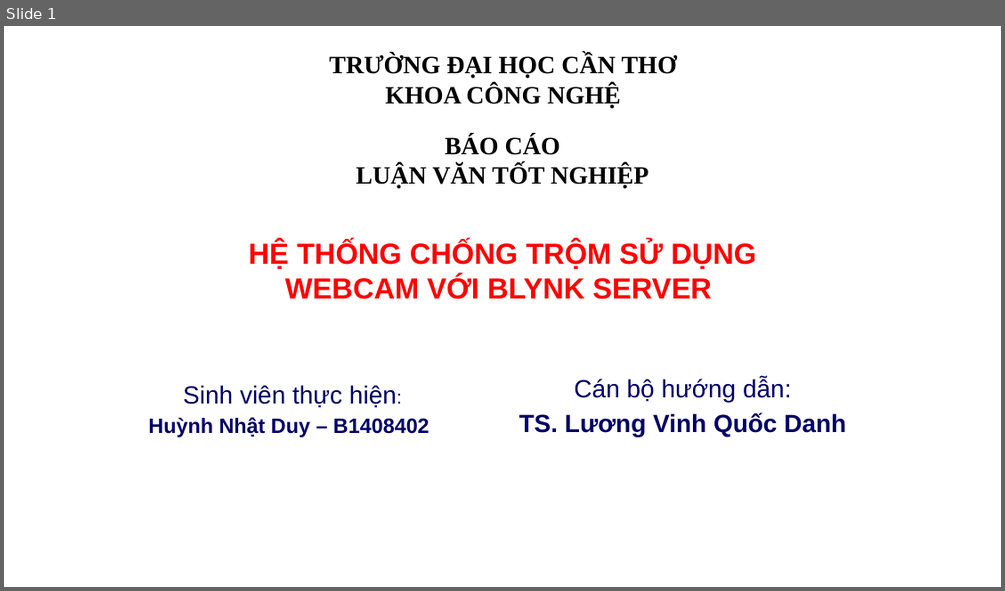
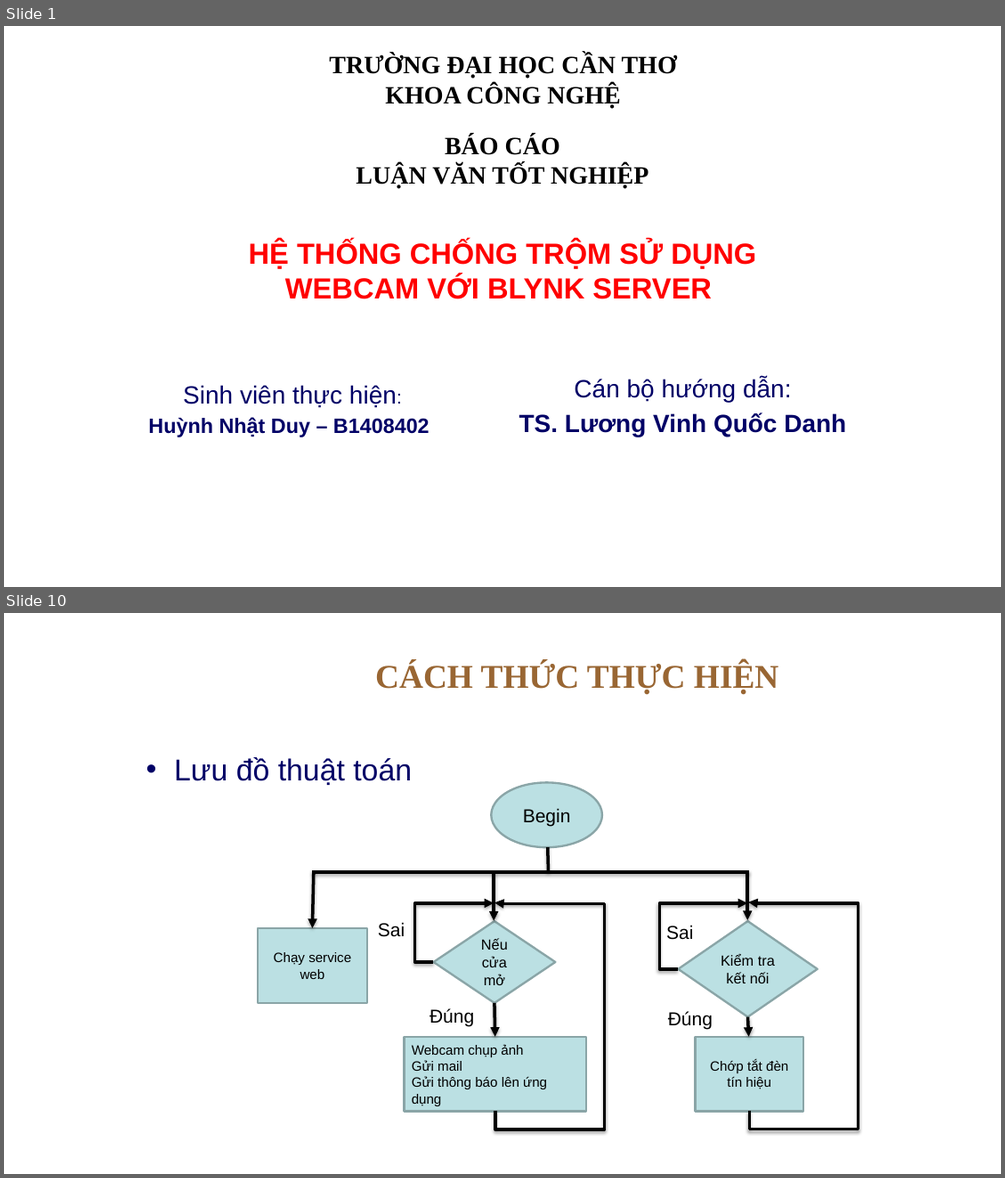
Before and after one commit to nhatduyEE/Master, a slide deck: BaoCao/baoCao.pptx. Shown one above the other, each under a label of ours: slide 1 before the commit, slides 1 and 10 after it; the slides between them are not shown. The pictures are 1005x591 and 1005x1178 pixels, drawn with LibreOffice and Linux fonts; fonts in the diff are those of the drawing; background and template pictures are left out. Boxes give left, top, right and bottom in pixels: in the first picture for what was removed or moved away, otherwise in the second. Text is boxed around its words. In the diff, an @@ line names an element or a change of style, - is before the commit and + after.

```diff
--- a/BaoCao/baoCao.pptx
+++ b/BaoCao/baoCao.pptx
@@ slide 10 added at [4, 613, 1001, 1174], background picture (left out) @@
@@ title added at [375, 662, 778, 694], 32 pt, text #996633, bold @@
+CÁCH THỨC THỰC HIỆN
@@ text added at [174, 757, 412, 785], 29 pt, text #000066 @@
+• Lưu đồ thuật toán
@@ ellipse added at [492, 783, 602, 848], fill #BBE0E3, outline #8AA6A8 2 pt, 18 pt, text #000000 @@
+Begin
@@ line added from (548, 847) to (549, 873), #000000 3 pt @@
@@ line added from (749, 873) to (312, 873), #000000 3 pt @@
@@ arrow added from (314, 871) to (312, 928), #000000 3 pt @@
@@ arrow added from (494, 872) to (494, 920), #000000 3 pt @@
@@ arrow added from (747, 871) to (747, 920), #000000 3 pt @@
@@ elbow arrow added from (433, 962) to (494, 903), #000000 3 pt @@
@@ elbow arrow added from (495, 1111) to (494, 902), #000000 3 pt @@
@@ elbow arrow added from (679, 969) to (747, 903), #000000 3 pt @@
@@ elbow arrow added from (750, 1111) to (748, 902), #000000 3 pt @@
@@ rectangle added at [258, 928, 367, 1003], fill #BBE0E3, outline #8AA6A8 2 pt, 13 pt, text #000000 @@
+Chạy service web
@@ text added at [378, 922, 404, 937], 18 pt, text #000000 @@
+Sai
@@ diamond added at [433, 921, 555, 1003], fill #BBE0E3, outline #8AA6A8 2 pt, 14 pt, text #000000 @@
+Nếu cửa mở
@@ text added at [666, 925, 693, 940], 18 pt, text #000000 @@
+Sai
@@ diamond added at [679, 921, 817, 1017], fill #BBE0E3, outline #8AA6A8 2 pt, 14 pt, text #000000 @@
+Kiểm tra kết nối
@@ text added at [429, 1008, 474, 1026], 18 pt, text #000000 @@
+Đúng
@@ arrow added from (494, 1003) to (495, 1037), #000000 3 pt @@
@@ text added at [668, 1011, 712, 1030], 18 pt, text #000000 @@
+Đúng
@@ rectangle added at [404, 1037, 586, 1111], fill #BBE0E3, outline #8AA6A8 2 pt, 13 pt, text #000000 @@
+Webcam chụp ảnh
+Gửi mail
+Gửi thông báo lên ứng dụng
@@ rectangle added at [695, 1037, 802, 1111], fill #BBE0E3, outline #8AA6A8 2 pt, 13 pt, text #000000 @@
+Chớp tắt đèn tín hiệu
@@ arrow added from (748, 1017) to (749, 1037), #000000 3 pt @@
```
Also in this commit, not shown: 5 slides changed, 11 other slides added, 7 other files.
